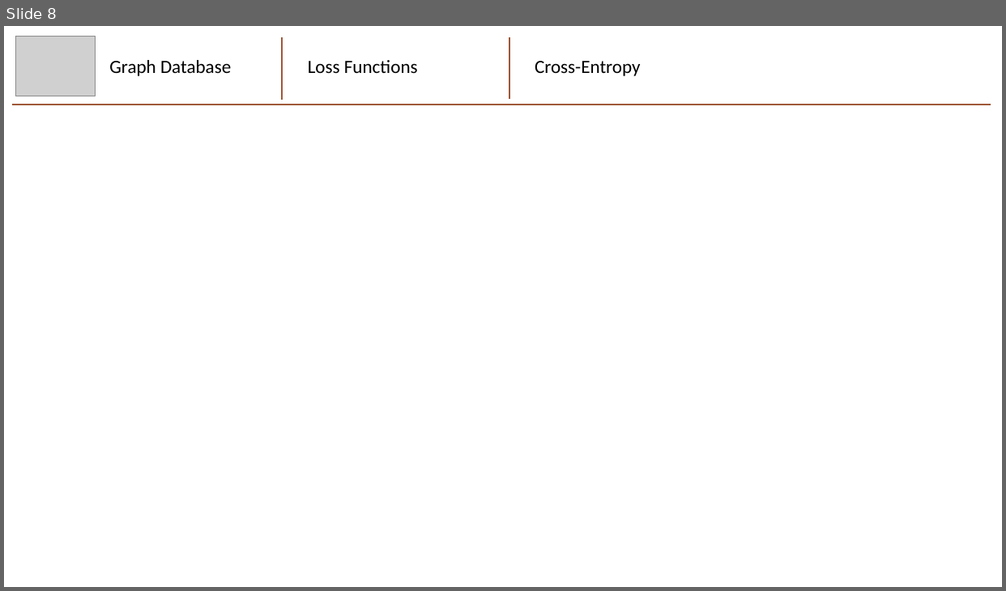
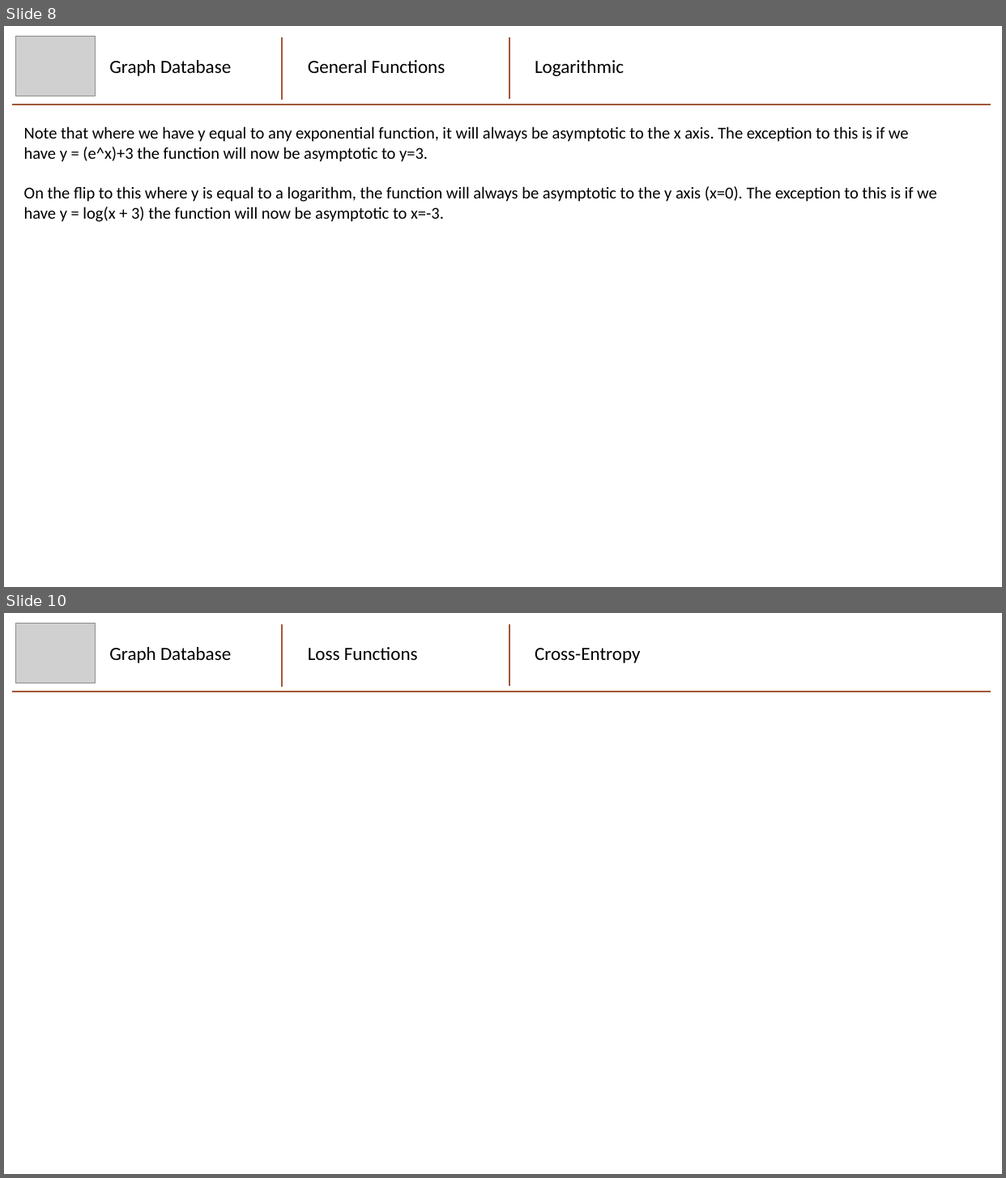
Before and after one commit to mhaythornthwaite/Testing_ML_Algorithms, a slide deck: Graphs_and_Functions/Graphs_and_Functions.pptx. Shown one above the other, each under a label of ours: slide 8 before the commit, slides 8 and 10 after it; the slides between them are not shown. The pictures are 1006x591 and 1006x1178 pixels, drawn with LibreOffice and Linux fonts; fonts in the diff are those of the drawing; grey boxes stand for pictures. Boxes give left, top, right and bottom in pixels: in the first picture for what was removed or moved away, otherwise in the second. Text is boxed around its words. In the diff, an @@ line names an element or a change of style, - is before the commit and + after.

Commit message:
Logarithmic Functions

```diff
--- a/Graphs_and_Functions/Graphs_and_Functions.pptx
+++ b/Graphs_and_Functions/Graphs_and_Functions.pptx
@@ slide 8 added at (4,26,1002,587), background #FFFFFF @@
@@ picture added at (15,37,96,96) @@
@@ group added at (12,38,991,105): 2 lines, 2 texts @@
+Graph Database
+Logarithmic
@@ line added from (509, 100) to (509, 37), #A05838 1.5 pt @@
@@ text added at (308,60,445,73), 18 pt, text #000000 @@
+General Functions
@@ text added at (24,126,937,222), 16 pt, text #000000 @@
+Note that where we have y equal to any exponential function, it will always be asymptotic to the x axis. The exception to this is if we have y = (e^x)+3 the function will now be asymptotic to y=3.
+On the flip to this where y is equal to a logarithm, the function will always be asymptotic to the y axis (x=0). The exception to this is if we have y = log(x + 3) the function will now be asymptotic to x=-3.
@@ what was slide 8 is now slide 10 @@
```
Also in this commit, not shown: 6 slides changed, 1 other slide added, 1 other file.
